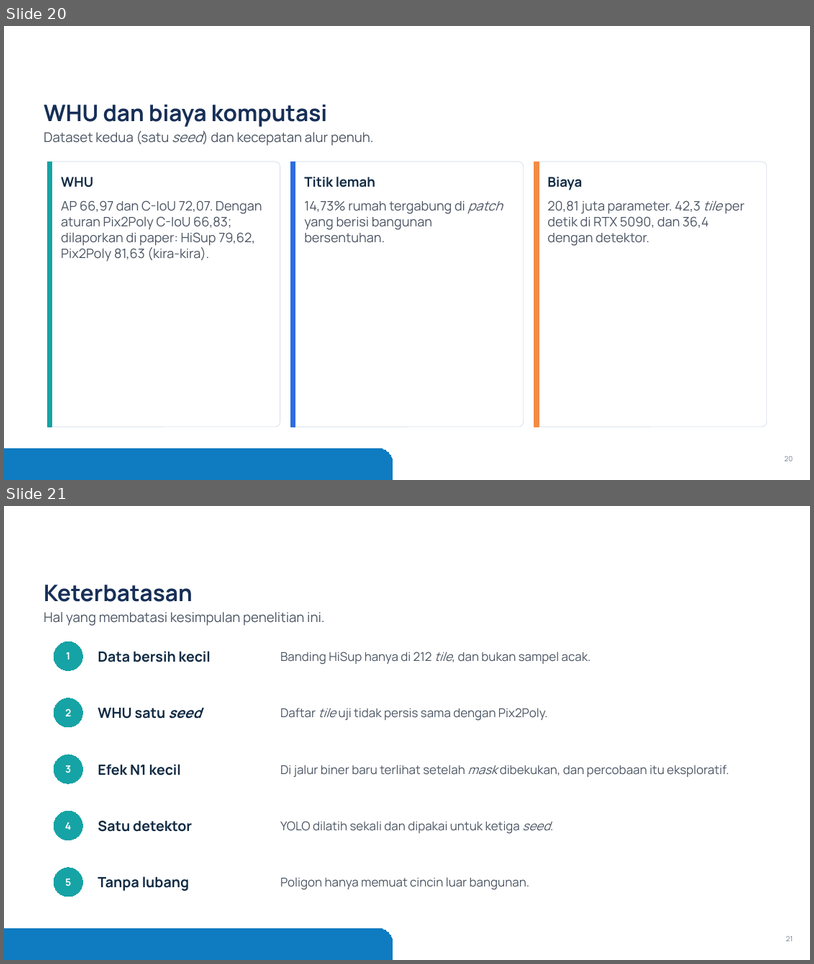
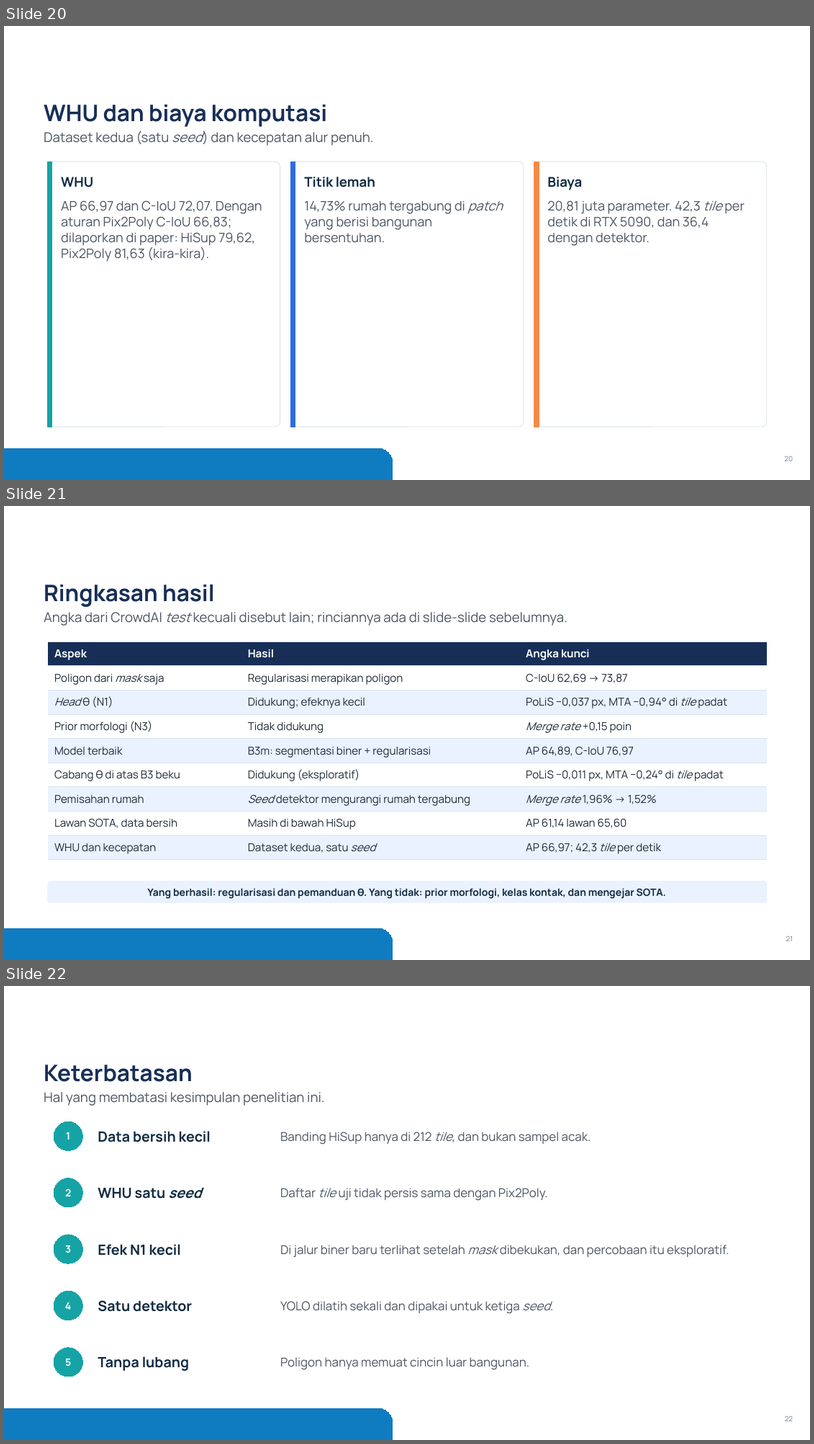
Before and after one commit to mahathirmuh/building-footprint-extraction, a slide deck: slides/densepoly.pptx. Shown one above the other, each under a label of ours: slides 20 and 21 before the commit, slides 20, 21 and 22 after it. The pictures are 814x964 and 814x1444 pixels, drawn with LibreOffice and Linux fonts; fonts in the diff are those of the drawing; background and template pictures are left out. Boxes give left, top, right and bottom in pixels: in the first picture for what was removed or moved away, otherwise in the second. Text is boxed around its words. In the diff, an @@ line names an element or a change of style, - is before the commit and + after.

Commit message:
Add a slide that sums up the results in one table; the deck has 25 slides

```diff
--- a/slides/densepoly.pptx
+++ b/slides/densepoly.pptx
@@ slide 21 added at (4,506,810,960), background #FFFFFF; not listed: 1 template element that a slide beside it also shows @@
@@ title added at (44,584,215,607), 27 pt, text #172F57, bold @@
+Ringkasan hasil
@@ text added at (44,612,568,626), 16 pt, text #4B5563 @@
+Angka dari CrowdAI test kecuali disebut lain; rinciannya ada di slide-slide sebelumnya.
@@ table added at (47,641,767,857), 9 rows, 3 columns @@
+Aspek | Hasil | Angka kunci
+Poligon dari mask saja | Regularisasi merapikan poligon | C-IoU 62,69 → 73,87
+Head θ (N1) | Didukung; efeknya kecil | PoLiS −0,037 px, MTA −0,94° di tile padat
+Prior morfologi (N3) | Tidak didukung | Merge rate +0,15 poin
+Model terbaik | B3m: segmentasi biner + regularisasi | AP 64,89, C-IoU 76,97
+Cabang θ di atas B3 beku | Didukung (eksploratif) | PoLiS −0,011 px, MTA −0,24° di tile padat
+Pemisahan rumah | Seed detektor mengurangi rumah tergabung | Merge rate 1,96% → 1,52%
+Lawan SOTA, data bersih | Masih di bawah HiSup | AP 61,14 lawan 65,60
+WHU dan kecepatan | Dataset kedua, satu seed | AP 66,97; 42,3 tile per detik
@@ rounded rectangle added at (47,881,767,903), fill #EAF2FF, outline #EAF2FF 0.75 pt, 12 pt, text #102A43, bold @@
+Yang berhasil: regularisasi dan pemanduan θ. Yang tidak: prior morfologi, kelas kontak, dan mengejar SOTA.
@@ page number added at (787,936,794,941), 8.5 pt, text #718096 @@
+21
@@ what was slide 21 is now slide 22 @@
@@ page number at (785,1416,793,1421): text changed @@
-21
+22
```
Also in this commit, not shown: 6 other files.
